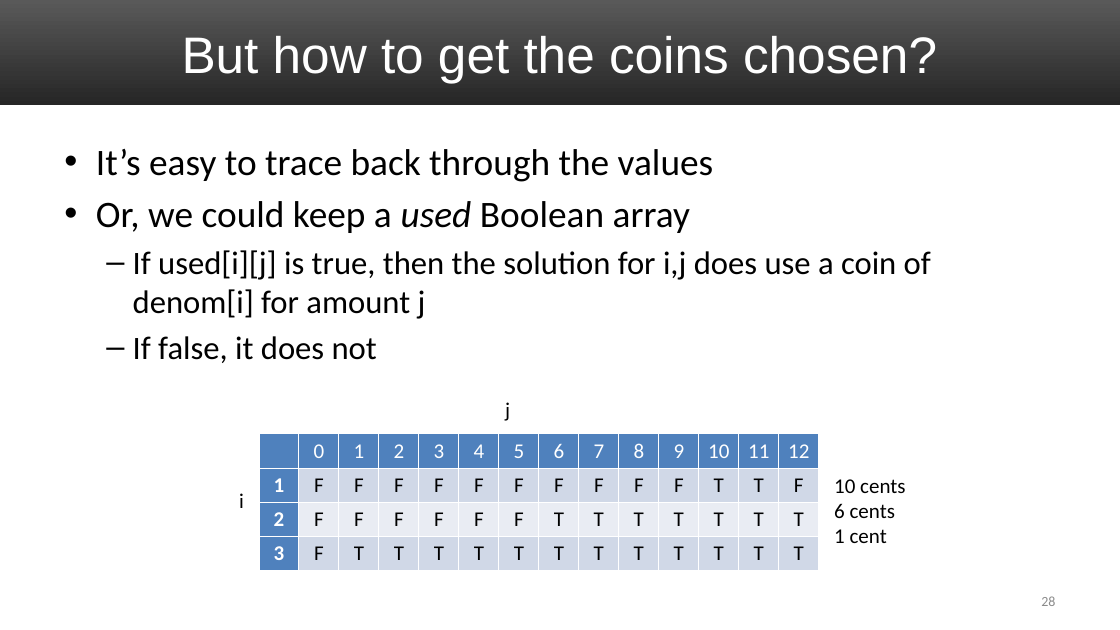
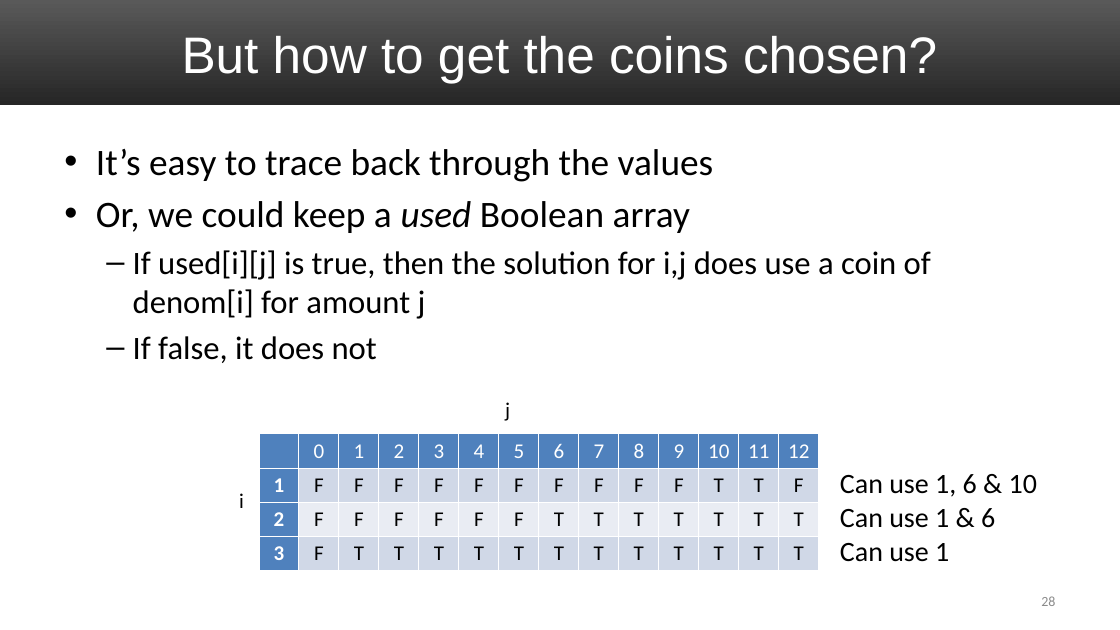
Before and after one commit to uva-cs/cs4102-f21, a slide deck: slide 28 of slides/DP_Greedy_coinChange.pptx. Drawn at 1120x630 pixels with LibreOffice and Linux fonts; fonts in the diff are those of the drawing. Boxes give left, top, right and bottom in pixels: in the first picture for what was removed or moved away, otherwise in the second. Text is boxed around its words. In the diff, an @@ line names an element or a change of style, - is before the commit and + after.

```diff
--- a/slides/DP_Greedy_coinChange.pptx
+++ b/slides/DP_Greedy_coinChange.pptx
@@ text removed at [834,479,905,543] @@
-10 cents
-6 cents
-1 cent
@@ text added at [840,474,1037,562], 24 pt, text #000000 @@
+Can use 1, 6 & 10
+Can use 1 & 6
+Can use 1
```
Also in this commit, not shown: 2 other slides changed.
